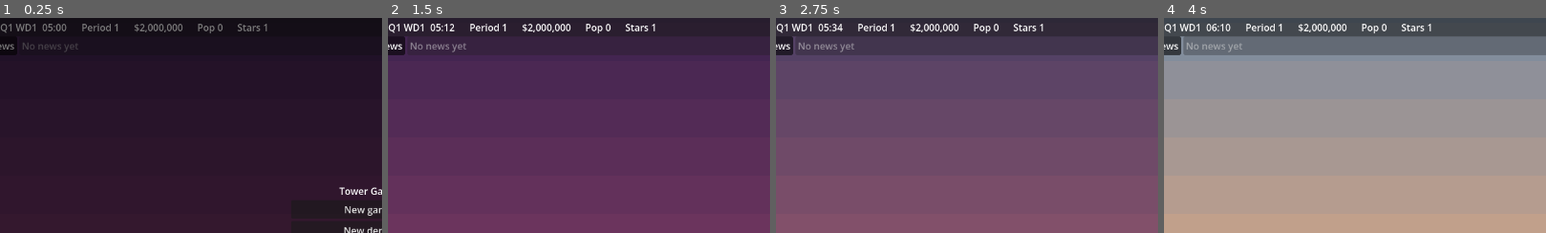
Above: before the commit, frames 1-4 (left to right).
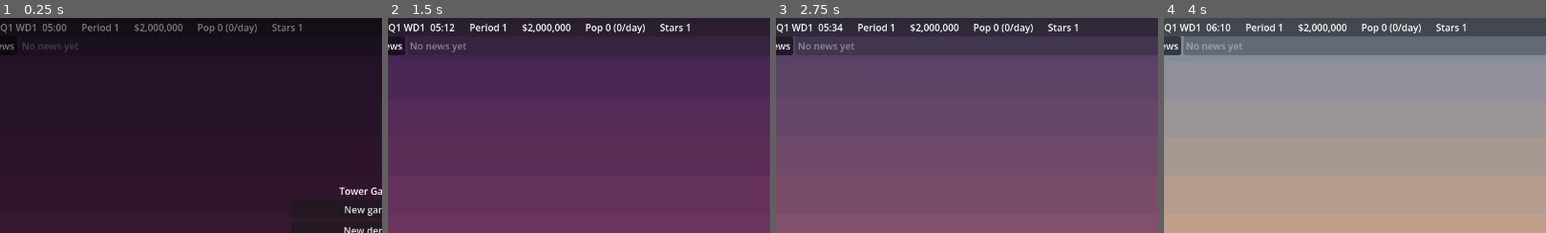
Above: after the commit, the same moments.

Repository: evidencelacking/TowerGame
Game: Godot game, scene res://scenes/main.tscn
Two runs of this game, one before a commit and one after it. Both use one fixed random seed, a clock stepped at 60 frames per second and the inputs below.
Inputs (mouse positions are % of the whole screen's width and height, from its top left):
- Up to frame 1 (0.25 s): no input
- Up to frame 2 (1.5 s): click "New game" at 0.5 s; click "2x" at 1.25 s
- Up to frame 3 (2.75 s): click "1x" at 2 s
- Up to frame 4 (4 s): click "3x" at 2.75 s; tap Enter at 3.5 s; move the mouse to (72, 45) at 3.52 s; hold Right (ui_right) from 3.53 s (still down); tap N at 3.6 s; click (72, 45) at 3.67 s; tap Space at 3.77 s
The pictures show only the part of the screen within x 2-52%, y 0-50%; the shares and areas given below are measured in that part.

The runs differ from the first frame. In frame 1, 0.3% of the frame differs, in the area x 59-79%, y 2-8%; in frame 2, 0.4%; in frame 3, 0.4%; in frame 4, 0.4%.

Commit message:
feat: current and overall population in the top bar with a tooltip breakdown (refs #383)
Co-Authored-By: Claude Sonnet 5.5 <noreply@anthropic.com>

Diff:
--- a/scenes/hud.tscn
+++ b/scenes/hud.tscn
@@ -33,6 +33,7 @@
 [node name="PopulationLabel" type="Label" parent="Bar/Row"]
 unique_name_in_owner = true
 layout_mode = 2
+mouse_filter = 0
 
 [node name="StarsLabel" type="Label" parent="Bar/Row"]
 unique_name_in_owner = true
--- a/scripts/sim/commerce.gd
+++ b/scripts/sim/commerce.gd
@@ -385,6 +385,7 @@
 var _last_minute: int = -1
 var _visitors_in: int = 0  ## Outside visitors inside the tower now (they count toward population, 3.8).
 var _visitors_until: int = 0  ## Minute of day when the latest batch of them leaves.
+var _visitors_today: int = 0  ## Outside visitors served since the last settle (overall population, #383).
 var _today: Dictionary = {}  ## Room id -> customers served so far today.
 var _vacant: Dictionary = {}  ## Retail room id -> evaluations vacant (its renter left; absent: leased).
 var _last_day: Dictionary = {}  ## Room id -> customers served in the last settled day (0 counts; absent: none settled yet).
@@ -436,6 +437,11 @@
 		if minute >= Clock.period_start(i):
 			found = i + 1
 	return found
+
+
+## Outside visitors who came in so far today (reset at the daily settle).
+func visitors_today() -> int:
+	return _visitors_today
 
 
 ## Outside visitors in the tower at this minute of the day.
@@ -548,6 +554,7 @@
 	if _crossed(prev, minute, SETTLE_MINUTE):
 		_visitors_in = 0
 		_visitors_until = 0
+		_visitors_today = 0
 		_settle(floors, rooms, grid, tenancy, ledger, messages, at_tick, rng)
 
 
@@ -608,6 +615,7 @@
 			served[shop] = int(served.get(shop, 0)) + 1
 			_today[shop] = customers_today(shop) + 1
 			came += 1
+	_visitors_today += came
 	if came > 0:
 		if at_minute >= _visitors_until:
 			_visitors_in = 0
@@ -725,6 +733,7 @@
 	ints.append(vacant.size())
 	for id: int in vacant:
 		ints.append_array([id, int(_vacant[id])] as Array[int])
+	ints.append(_visitors_today)
 	return ints
 
 
@@ -732,7 +741,7 @@
 	if ints.size() < 5 or typeof(ints[3]) != TYPE_INT or ints[3] < 0:
 		return false
 	var at: int = 4 + 3 * ints[3]
-	if ints.size() <= at or typeof(ints[at]) != TYPE_INT or ints[at] < 0 or ints.size() != at + 1 + 2 * ints[at]:
+	if ints.size() <= at or typeof(ints[at]) != TYPE_INT or ints[at] < 0 or ints.size() != at + 2 + 2 * ints[at]:
 		return false
 	for value in ints:
 		if typeof(value) != TYPE_INT:
@@ -740,7 +749,9 @@
 	for k in range(4, at, 3):
 		if ints[k] < 0 or ints[k + 1] < 0 or ints[k + 2] < -1:
 			return false
-	for k in range(at + 1, ints.size(), 2):
+	if ints[ints.size() - 1] < 0:
+		return false
+	for k in range(at + 1, ints.size() - 1, 2):
 		if ints[k] < 0 or ints[k + 1] < 0:
 			return false
 	return ints[0] >= -1 and ints[0] < Clock.MINUTES_PER_DAY and ints[1] >= 0 and ints[2] >= 0 and ints[2] <= Clock.MINUTES_PER_DAY
@@ -750,6 +761,7 @@
 	_last_minute = ints[0]
 	_visitors_in = ints[1]
 	_visitors_until = ints[2]
+	_visitors_today = ints[ints.size() - 1]
 	_today.clear()
 	_last_day.clear()
 	_vacant.clear()
@@ -759,5 +771,5 @@
 			_today[ints[k]] = ints[k + 1]
 		if ints[k + 2] >= 0:
 			_last_day[ints[k]] = ints[k + 2]
-	for k in range(at + 1, ints.size(), 2):
+	for k in range(at + 1, ints.size() - 1, 2):
 		_vacant[ints[k]] = ints[k + 1]
--- a/scripts/sim/tower.gd
+++ b/scripts/sim/tower.gd
@@ -84,7 +84,7 @@
 		return command
 
 
-const SAVE_VERSION := 43
+const SAVE_VERSION := 44
 const START_STARS := 1  ## A new tower starts at 1 star (docs/gameplay-reference.md). The one source of truth; views read Tower.stars.
 const HASH_OFFSET := -3750763034362895579  # FNV-1a 64-bit offset basis, as signed
 const HASH_PRIME := 1099511628211
@@ -190,6 +190,31 @@
 	return people.in_tower_count() + commerce.visitors_inside(clock.minute_of_day())
 
 
+## Population by group, for the top bar (#383). "now" is people in the tower this minute (its total is
+## population(), what the star rules use); "overall" is everyone who uses the building in a day: each
+## registered person once (a hotel guest, else a worker, else a resident) plus outside visitors served today.
+## Derived from people, rooms and commerce; only the visitors-today counter is saved.
+func population_breakdown() -> Dictionary:
+	var now := {"residents": 0, "workers": 0, "guests": 0, "visitors": commerce.visitors_inside(clock.minute_of_day())}
+	var overall := {"residents": 0, "workers": 0, "guests": 0, "visitors": commerce.visitors_today()}
+	for i in people.count():
+		var home := people.home_of(i)
+		var group := "residents"
+		if home != PeopleScript.NONE and rooms.has_room(home) and HotelScript.is_hotel_kind(rooms.kind_of(home)):
+			group = "guests"
+		elif people.work_of(i) != PeopleScript.NONE:
+			group = "workers"
+		overall[group] = int(overall[group]) + 1
+		if people.location_of(i) != PeopleScript.NONE or people.trip_state(i) != PeopleScript.TRIP_IDLE:
+			now[group] = int(now[group]) + 1
+	var total_now := 0
+	var total_overall := 0
+	for group: String in now:
+		total_now += int(now[group])
+		total_overall += int(overall[group])
+	return {"now": now, "overall": overall, "now_total": total_now, "overall_total": total_overall}
+
+
 ## Removes a room by disaster (fire, #217) and lets go of everything that pointed at it, as a bulldoze does.
 func destroy_room(id: int) -> void:
 	if rooms.destroy(grid, floors, id):
--- a/scripts/view/hud.gd
+++ b/scripts/view/hud.gd
@@ -66,8 +66,22 @@
 	return "Needs: " + ", ".join(names)
 
 
-static func format_population(count: int) -> String:
-	return "Pop %d" % count
+static func format_population(count: int, overall: int = -1) -> String:
+	return "Pop %d" % count if overall < 0 else "Pop %d (%d/day)" % [count, overall]
+
+
+## Tooltip text: both numbers, each split by group (Tower.population_breakdown).
+static func population_tooltip(breakdown: Dictionary) -> String:
+	var now: Dictionary = breakdown["now"]
+	var overall: Dictionary = breakdown["overall"]
+	var text := "In the building now: %d
+" % int(breakdown["now_total"])
+	text += "  Residents %d, workers %d, hotel guests %d, visitors %d
+" % [now["residents"], now["workers"], now["guests"], now["visitors"]]
+	text += "Overall per day: %d
+" % int(breakdown["overall_total"])
+	text += "  Residents %d, workers %d, hotel guests %d, visitors %d" % [overall["residents"], overall["workers"], overall["guests"], overall["visitors"]]
+	return text
 
 
 func _refresh() -> void:
@@ -77,7 +91,9 @@
 	_period.text = "Period %d" % clock.period()
 	_money.text = format_money(_driver.tower.ledger.balance)
 	_stars.text = "Stars %d" % _driver.tower.stars + ("   DEMO" if DemoMode.active() else "")
-	_population.text = format_population(_driver.tower.population())
+	var pop := _driver.tower.population_breakdown()
+	_population.text = format_population(int(pop["now_total"]), int(pop["overall_total"]))
+	_population.tooltip_text = population_tooltip(pop)
 	var needs := format_demands(_driver.tower.demands)
 	_demands.text = needs
 	_demands.visible = needs != ""
--- a/tests/test_bench.gd
+++ b/tests/test_bench.gd
@@ -10,7 +10,7 @@
 const Bench := preload("res://tools/bench_tower.gd")
 
 const SMALL_TICKS := 400
-const SMALL_HASH := 1147669086867958413  ## Re-pinned for #287 (life events saved s …(1660 unchanged characters)…
+const SMALL_HASH := 2359900274287414541  ## Re-pinned for #383 (the commerce ints gain the visitors-today count). Re-pinned for #287 (life events saved s …(1660 unchanged characters)…
 
 
 ## What a scan of the whole grid for stairs and escalators finds, in scan order: [floor, column, escalator].
--- a/tests/test_population.gd
+++ b/tests/test_population.gd
@@ -26,6 +26,7 @@
 
 
 static func run(check: Callable) -> void:
+	run_breakdown(check)
 	var t := _tower()
 	_at(t, 10 * 60, 10)  # sells the condo and moves the workers in
 	check.call(t.people.count() == 9, "population test tower has 9 people")
@@ -53,3 +54,38 @@
 
 	# HUD text equals the sim value.
 	check.call(Hud.format_population(t.population()) == "Pop %d" % t.population(), "the HUD text shows the sim value")
+
+
+## Current vs overall population and the grouped breakdown (#383).
+static func run_breakdown(check: Callable) -> void:
+	var t := _tower()
+	_at(t, 10 * 60, 10)
+	_at(t, 10 * 60)
+	var b := t.population_breakdown()
+	check.call(int(b["now_total"]) == t.population(), "breakdown: the now total is Tower.population (what the stars use)")
+	check.call(int(b["now"]["workers"]) == 6 and int(b["now"]["residents"]) == 0, "breakdown: mid-morning 6 workers in, residents out")
+	check.call(int(b["overall"]["workers"]) == 6 and int(b["overall"]["residents"]) == 3, "breakdown: overall counts 6 workers and 3 residents")
+	check.call(int(b["overall_total"]) == 9 and int(b["overall_total"]) >= int(b["now_total"]), "breakdown: overall is everyone, at least those in now")
+	_at(t, 6 * 60)
+	b = t.population_breakdown()
+	check.call(int(b["now"]["residents"]) == 3 and int(b["overall_total"]) == 9, "breakdown: 6:00 residents in now, overall unchanged")
+
+	# Hotel guests and outside visitors.
+	var g := TowerSim.new(1, 100000000)
+	g.people.add_person(People.NONE, People.NONE, g.rng)
+	b = g.population_breakdown()
+	check.call(int(b["overall"]["residents"]) == 1 and int(b["now_total"]) == 0, "breakdown: a person outside counts overall, not now")
+	g.commerce.load_ints(_with_visitors_today(g.commerce.state_ints(), 25))
+	check.call(g.commerce.visitors_today() == 25 and int(g.population_breakdown()["overall"]["visitors"]) == 25, "breakdown: visitors served today count overall")
+	check.call(int(g.population_breakdown()["overall_total"]) == 26, "breakdown: overall total adds visitors to people")
+	check.call(g.commerce.state_ints()[g.commerce.state_ints().size() - 1] == 25, "breakdown: the visitors-today counter is saved")
+
+	var tip := Hud.population_tooltip(t.population_breakdown())
+	check.call(tip.contains("now") and tip.contains("Overall per day: 9") and tip.contains("visitors"), "the tooltip lists both numbers by group")
+	check.call(Hud.format_population(3, 9) == "Pop 3 (9/day)", "the HUD label shows both numbers")
+
+
+static func _with_visitors_today(ints: Array[int], n: int) -> Array[int]:
+	var out := ints.duplicate()
+	out[out.size() - 1] = n
+	return out
